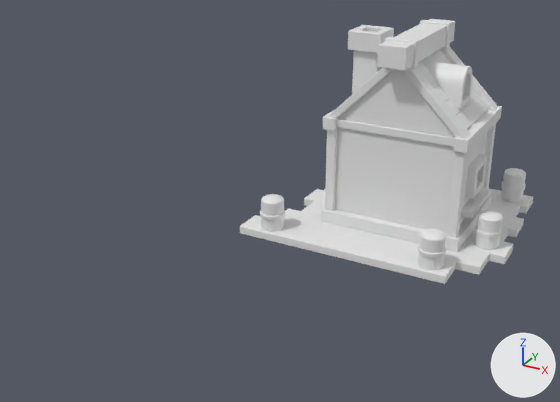
Before and after pictures for a commit that changed the FBX model Assets/Models/Screw Away/Level/level 9.fbx.
The view is the same before and after, from a camera (50 mm lens) standing at (24.6, -23.9, 21.8) and looking at (6.0, 9.9, 4.9). Every picture has the same lights, and +X, +Y and +Z are marked at lower right. The first picture is the older version. Where no turn or scale is listed for an object, it has been applied to the vertices. Vertices at exactly the same position are counted once.
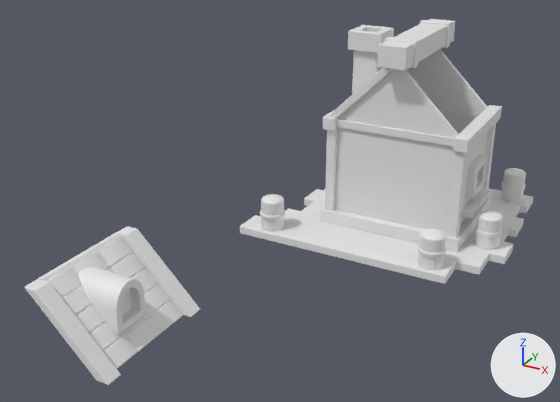
The newer file is also turned or shifted as a whole; pictures and numbers use the older file's frame.

Where the change shows, as pixel boxes (x1, y1, x2, y2) in the pictures (560 x 402 px; the box of a moved part takes in the faces that stretch with it):
'Box098', reshaped, moved, rescaled, turned: before (417, 49, 488, 129); after (39, 232, 183, 369)
'Cylinder027', reshaped, moved, rescaled, turned: before (424, 61, 473, 108); after (78, 267, 146, 334)
'Box096', reshaped, moved, rescaled, turned: before (402, 67, 470, 138); after (24, 279, 121, 385)
'Box097', reshaped, moved, rescaled, turned: before (440, 46, 498, 110); after (117, 226, 200, 317)
part 1 of me_mesh_034, deleted: before (424, 61, 473, 108)
part 2 of me_mesh_034, added: after (78, 267, 146, 334)
part 3 of me_mesh_030, deleted: before (440, 46, 498, 110)
part 4 of me_mesh_030, added: after (117, 226, 200, 317)
part 5 of me_mesh_029, deleted: before (402, 67, 470, 138)
part 6 of me_mesh_029, added: after (24, 279, 121, 385)
part 7 of me_mesh_031, moved or reshaped: before (431, 49, 488, 116); after (99, 237, 183, 332)
part 8 of me_mesh_031, moved or reshaped: before (421, 55, 480, 124); after (73, 251, 161, 351)
part 9 of me_mesh_031, moved or reshaped: before (417, 61, 472, 129); after (48, 267, 138, 369)
part 10 of me_mesh_031, added: after (39, 232, 171, 351)
'Box092', unchanged, uncovered by the edit: after (407, 49, 487, 110)

Diff of the bpy script that builds the scene:
```diff
--- a/Assets/Models/Screw Away/Level/level 9.fbx.py
+++ b/Assets/Models/Screw Away/Level/level 9.fbx.py
@@ me_mesh_029 @@
 # used by ob_box096; location = (9.53, 23.85, 9.26); rotation_euler = (-1.571, -0.785, 0.0), in degrees (-90, -45, 0); scale = (-0.01, -0.01, -0.0141)
-me_mesh_029.from_pydata(...)  # 152 vertices, 150 faces; spans x -181.0..-133.0, y -426.0..132.0, z 403.0..465.0
+me_mesh_029.from_pydata(...)  # 152 vertices, 150 faces; spans x 2.0..429.0, y -654.0..-566.0, z -175.0..189.0
+# me_mesh_029 part 5: 152 vertices removed from x -181.0..-133.0, y -426.0..132.0, z 403.0..465.0
+# me_mesh_029 part 6: 152 vertices added at x 2.0..429.0, y -654.0..-566.0, z -175.0..189.0
@@ me_mesh_034 @@
 # used by ob_cylinder027; location = (9.54, 20.36, 9.7); rotation_euler = (-1.571, 0.0, -1.571), in degrees (-90, 0, -90); scale = (-0.00871, -0.01, -0.01)
-me_mesh_034.from_pydata(...)  # 326 vertices, 336 faces; spans x -113.0..113.0, y -115.0..111.0, z -326.0..-44.0
+me_mesh_034.from_pydata(...)  # 326 vertices, 336 faces; spans x 44.0..326.0, y -98.0..98.0, z -115.0..111.0
+# me_mesh_034 part 1: 326 vertices removed from x -113.0..113.0, y -115.0..111.0, z -326.0..-44.0
+# me_mesh_034 part 2: 326 vertices added at x 44.0..326.0, y -98.0..98.0, z -115.0..111.0
@@ me_mesh_031 @@
 # used by ob_box098; location = (9.53, 20.81, 9.26); rotation_euler = (-1.571, -0.785, 0.0), in degrees (-90, -45, 0); scale = (-0.01, -0.01, -0.0141)
-me_mesh_031.from_pydata(...)  # 286 vertices, 251 faces; spans x -170.0..-133.0, y -396.0..133.0, z -188.0..186.0
+me_mesh_031.from_pydata(...)  # 257 vertices, 251 faces; spans x 0.0..398.0, y -262.0..264.0, z -175.0..189.0
+# me_mesh_031 part 7: the loose piece of 80 vertices spanning x -170.0..-148.0, y -396.0..99.0, z -188.0..-63.0 is multiplied about the mesh origin by the matrix ((-0.707, -0.707, 0.0), (0.0, 0.0, -1.407), (-0.707, 0.707, 0.0))
+# me_mesh_031 part 8: the loose piece of 80 vertices spanning x -170.0..-148.0, y -396.0..99.0, z -63.0..62.0 is multiplied about the mesh origin by the matrix ((-0.707, -0.707, 0.0), (0.0, 0.0, -1.407), (-0.707, 0.707, 0.0))
+# me_mesh_031 part 9: the loose piece of 80 vertices spanning x -170.0..-148.0, y -396.0..99.0, z 62.0..186.0 is multiplied about the mesh origin by the matrix ((-0.707, -0.707, 0.0), (0.0, 0.0, -1.407), (-0.707, 0.707, 0.0))
+# me_mesh_031 part 10: a new loose piece of 16 vertices spanning x 0.0..385.0, y -262.0..264.0, z -175.0..189.0
+# other edits to the shape of me_mesh_031 do not show in these pictures
@@ me_mesh_030 @@
 # used by ob_box097; location = (9.53, 23.85, 9.26); rotation_euler = (-1.571, -0.785, 0.0), in degrees (-90, -45, 0); scale = (-0.01, -0.01, -0.0141)
-me_mesh_030.from_pydata(...)  # 152 vertices, 150 faces; spans x -181.0..-133.0, y -426.0..132.0, z -34.0..28.0
+me_mesh_030.from_pydata(...)  # 152 vertices, 150 faces; spans x 2.0..429.0, y -40.0..48.0, z -175.0..189.0
+# me_mesh_030 part 3: 152 vertices removed from x -181.0..-133.0, y -426.0..132.0, z -34.0..28.0
+# me_mesh_030 part 4: 152 vertices added at x 2.0..429.0, y -40.0..48.0, z -175.0..189.0
@@ ob_box096 @@
 ob_box096 = bpy.data.objects.new('Box096', me_mesh_029)
-ob_box096.location = (9.53, 23.85, 9.26)
-ob_box096.rotation_euler = (-1.571, -0.785, 0.0)  # degrees (-90, -45, 0)
-ob_box096.scale = (-0.01, -0.01, -0.0141)
+ob_box096.location = (0.75, 3.02, 2.99)
+ob_box096.scale = (0.01, 0.01, 0.01)
@@ ob_cylinder027 @@
 ob_cylinder027 = bpy.data.objects.new('Cylinder027', me_mesh_034)
-ob_cylinder027.location = (9.54, 20.36, 9.7)
-ob_cylinder027.rotation_euler = (-1.571, 0.0, -1.571)  # degrees (-90, 0, -90)
-ob_cylinder027.scale = (-0.00871, -0.01, -0.01)
+ob_cylinder027.location = (0.76, -0.48, 3.42)
+ob_cylinder027.scale = (0.01, 0.01, 0.01)
@@ ob_box098 @@
 ob_box098 = bpy.data.objects.new('Box098', me_mesh_031)
-ob_box098.location = (9.53, 20.81, 9.26)
-ob_box098.rotation_euler = (-1.571, -0.785, 0.0)  # degrees (-90, -45, 0)
-ob_box098.scale = (-0.01, -0.01, -0.0141)
+ob_box098.location = (0.75, -0.03, 2.99)
+ob_box098.scale = (0.01, 0.01, 0.01)
@@ ob_box097 @@
 ob_box097 = bpy.data.objects.new('Box097', me_mesh_030)
-ob_box097.location = (9.53, 23.85, 9.26)
-ob_box097.rotation_euler = (-1.571, -0.785, 0.0)  # degrees (-90, -45, 0)
-ob_box097.scale = (-0.01, -0.01, -0.0141)
+ob_box097.location = (0.75, 3.02, 2.99)
+ob_box097.scale = (0.01, 0.01, 0.01)
```
